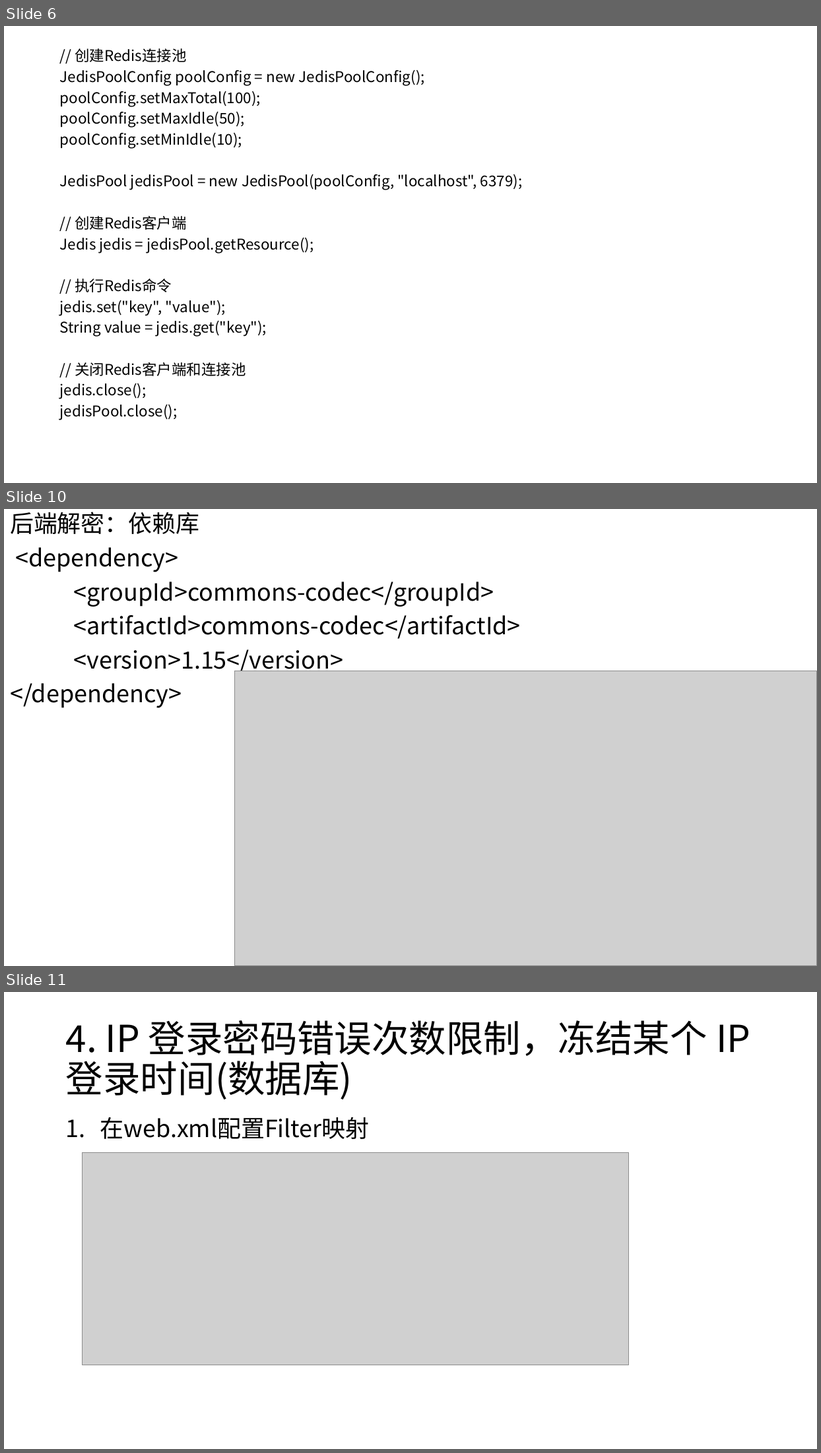
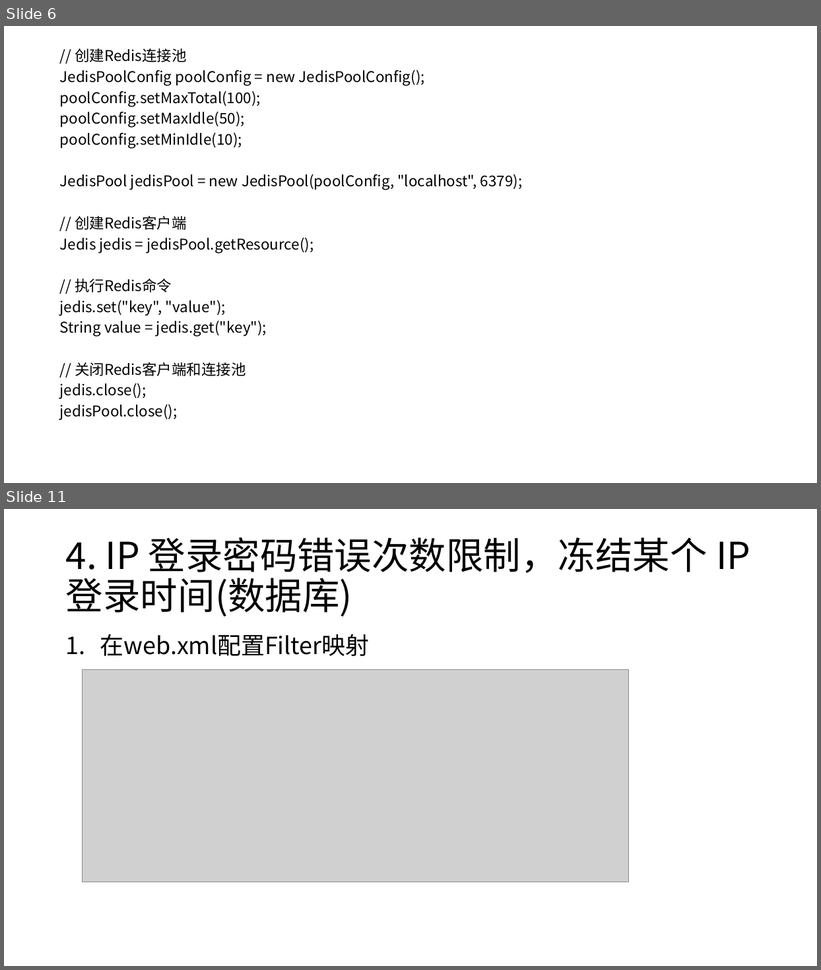
Before and after one commit to dodamce/MangeSystem, a slide deck: 网络安全课程设计/网络安全答辩.pptx. Shown one above the other, each under a label of ours: slides 6, 10 and 11 before the commit, slides 6 and 11 after it; the slides between them are not shown. The pictures are 821x1453 and 821x970 pixels, drawn with LibreOffice and Linux fonts; fonts in the diff are those of the drawing; grey boxes stand for pictures. Boxes give left, top, right and bottom in pixels: in the first picture for what was removed or moved away, otherwise in the second. Text is boxed around its words. In the diff, an @@ line names an element or a change of style, - is before the commit and + after.

```diff
--- a/网络安全课程设计/网络安全答辩.pptx
+++ b/网络安全课程设计/网络安全答辩.pptx
@@ slide 10 removed at [4,509,817,966], background #FFFFFF @@
@@ text removed at [10,512,521,708] @@
-后端解密：依赖库
-<dependency>
-<groupId>commons-codec</groupId>
-<artifactId>commons-codec</artifactId>
-<version>1.15</version>
-</dependency>
@@ picture removed at [234,671,817,966] @@
```
Also in this commit, not shown: 1 slide changed, 3 slides added, 2 other slides removed.
